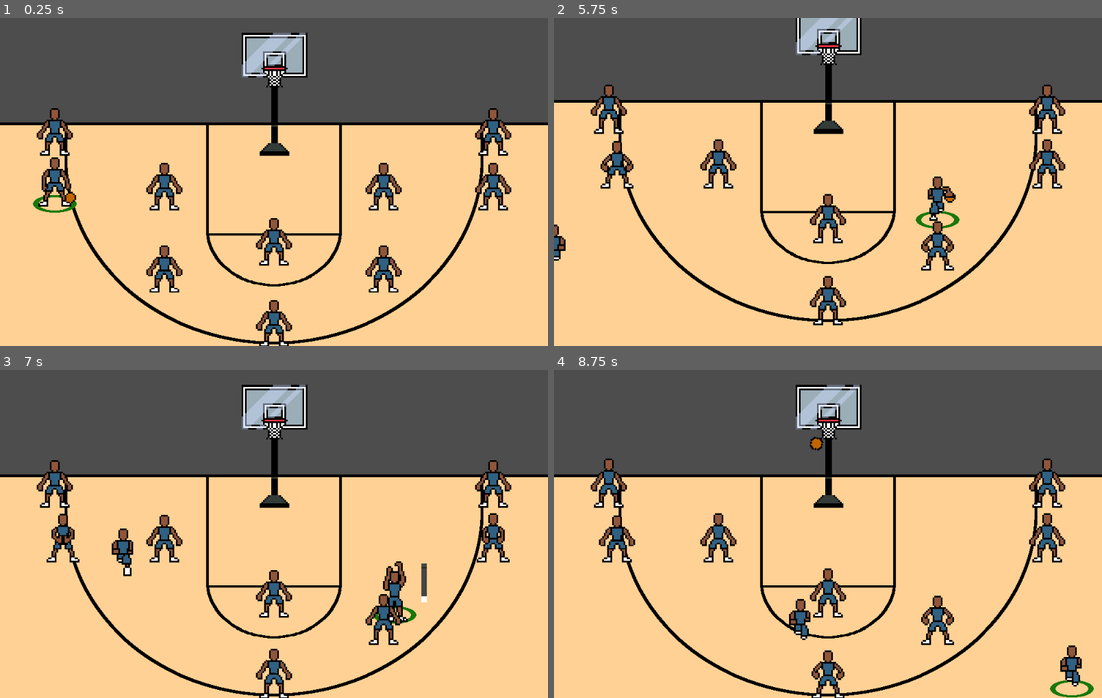
Above: before the commit, frames 1-4 (two rows, left to right).
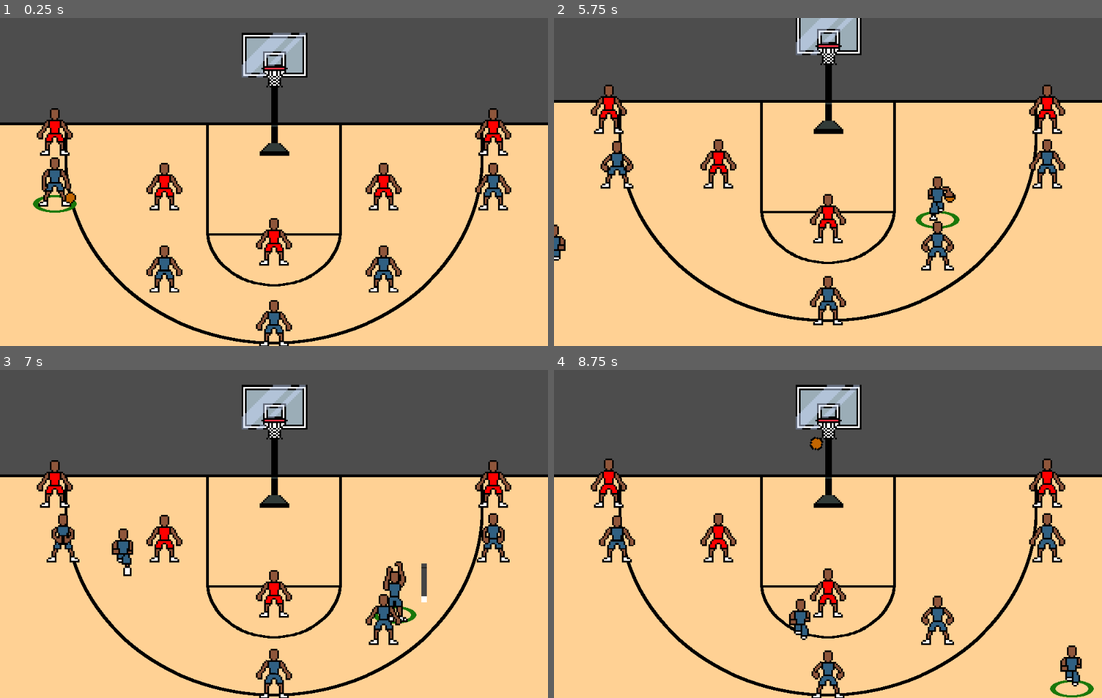
Above: after the commit, the same moments.

Repository: david8zhang/baller-quest-godot
Game: Godot game, scene res://scenes/Main.tscn
Two runs of this game, one before a commit and one after it. Both use one fixed random seed, a clock stepped at 60 frames per second and the inputs below.
Inputs:
- Up to frame 1 (0.25 s): no input
- Up to frame 2 (5.75 s): hold Right (move_right) 0.53-1.28 s; tap Space (pass) every 1.5 s from 0.6 to 5.1 s; hold Down (move_down) 1.28-2.03 s; tap F (shoot_ball) at 1.35, 2.85, 4.35 s; hold Right (move_right) 2.03-2.78 s; hold Up (move_up) 2.78-3.53 s; hold Left (move_left) 3.53-5.03 s; hold Down (move_down) from 5.03 s (still down)
- Up to frame 3 (7 s): release Down (move_down) at 5.78 s; hold Right (move_right) 5.78-6.53 s; tap F (shoot_ball) at 5.85 s; hold Up (move_up) from 6.53 s (still down); tap Space (pass) at 6.6 s
- Up to frame 4 (8.75 s): release Up (move_up) at 7.28 s; hold Right (move_right) 7.28-8.03 s; tap F (shoot_ball) at 7.35 s; hold Down (move_down) from 8.03 s (still down); tap Space (pass) at 8.1 s

The runs differ from the first frame. In frame 1, 0.5% of the frame differs, in the area x 8-92%, y 31-72%; in frame 2, 0.4%; in frame 3, 0.4%; in frame 4, 0.5%.

Commit message:
added animations for cpu

Diff:
--- a/prefab/Player.tscn
+++ b/prefab/Player.tscn
@@ -1,14 +1,18 @@
-[gd_scene load_steps=116 format=3 uid="uid://din6tp3j6rrfm"]
+[gd_scene load_steps=136 format=3 uid="uid://din6tp3j6rrfm"]
 
 [ext_resource type="Script" path="res://scripts/Player.gd" id="1_qur1a"]
 [ext_resource type="PackedScene" uid="uid://dkmpdmo4w8tpt" path="res://prefab/Ball.tscn" id="2_pi8my"]
 [ext_resource type="PackedScene" uid="uid://n7coqxnadm1g" path="res://prefab/ShotMeter.tscn" id="3_enltj"]
 [ext_resource type="Texture2D" uid="uid://bc1nvo2dt4ao6" path="res://sprites/placeholder/highlight.png" id="4_4ftjt"]
 [ext_resource type="Texture2D" uid="uid://blur1jilhi01a" path="res://sprites/player/dribble-front.png" id="5_8t08x"]
+[ext_resource type="Texture2D" uid="uid://c2icti5d6hb7e" path="res://sprites/cpu/cpu-onball-defend-front.png" id="5_83tun"]
 [ext_resource type="Texture2D" uid="uid://c7m7g7unlvgqh" path="res://sprites/player/dribble-side.png" id="5_eq5ny"]
 [ext_resource type="Texture2D" uid="uid://c73a6xerfhjfq" path="res://sprites/player/player-sheet.png" id="5_htj7d"]
+[ext_resource type="Texture2D" uid="uid://dcgkqal7oomca" path="res://sprites/cpu/cpu-idle-front.png" id="5_nmyfu"]
 [ext_resource type="Script" path="res://scripts/fsm/IdleState.gd" id="6_1wvpm"]
 [ext_resource type="Script" path="res://scripts/fsm/StateMachine.gd" id="6_32c0f"]
+[ext_resource type="Texture2D" uid="uid://s80ud4sgq23r" path="res://sprites/cpu/cpu-onball-defend-side.png" id="6_a52c3"]
+[ext_resource type="Texture2D" uid="uid://ebyvv3xtdrb" path="res://sprites/cpu/cpu-idle-side.png" id="6_ebpql"]
 [ext_resource type="Script" path="res://scripts/fsm/ShootState.gd" id="6_gja4w"]
 [ext_resource type="Texture2D" uid="uid://dynyqqprgrap8" path="res://sprites/player/dribble-idle.png" id="6_h8g1n"]
 [ext_resource type="Script" path="res://scripts/fsm/MoveState.gd" id="6_rdlcp"]
@@ -31,6 +35,70 @@
 radius = 14.0
 height = 36.0
 
+[sub_resource type="AtlasTexture" id="AtlasTexture_3p23s"]
+atlas = ExtResource("5_nmyfu")
+region = Rect2(0, 0, 32, 45)
+
+[sub_resource type="AtlasTexture" id="AtlasTexture_tq1gx"]
+atlas = ExtResource("5_nmyfu")
+region = Rect2(32, 0, 32, 45)
+
+[sub_resource type="AtlasTexture" id="AtlasTexture_7lpes"]
+atlas = ExtResource("5_nmyfu")
+region = Rect2(0, 45, 32, 45)
+
+[sub_resource type="AtlasTexture" id="AtlasTexture_8i2dv"]
+atlas = ExtResource("5_nmyfu")
+region = Rect2(32, 45, 32, 45)
+
+[sub_resource type="AtlasTexture" id="AtlasTexture_2ovd5"]
+atlas = ExtResource("6_ebpql")
+region = Rect2(0, 0, 32, 45)
+
+[sub_resource type="AtlasTexture" id="AtlasTexture_fvv51"]
+atlas = ExtResource("6_ebpql")
+region = Rect2(32, 0, 32, 45)
+
+[sub_resource type="AtlasTexture" id="AtlasTexture_8yjhb"]
+atlas = ExtResource("6_ebpql")
+region = Rect2(0, 45, 32, 45)
+
+[sub_resource type="AtlasTexture" id="AtlasTexture_ifjur"]
+atlas = ExtResource("6_ebpql")
+region = Rect2(32, 45, 32, 45)
+
+[sub_resource type="AtlasTexture" id="AtlasTexture_ivn0x"]
+atlas = ExtResource("5_83tun")
+region = Rect2(0, 0, 32, 45)
+
+[sub_resource type="AtlasTexture" id="AtlasTexture_454o0"]
+atlas = ExtResource("5_83tun")
+region = Rect2(32, 0, 32, 45)
+
+[sub_resource type="AtlasTexture" id="AtlasTexture_qw8mu"]
+atlas = ExtResource("5_83tun")
+region = Rect2(0, 45, 32, 45)
+
+[sub_resource type="AtlasTexture" id="AtlasTexture_fa4bi"]
+atlas = ExtResource("5_83tun")
+region = Rect2(32, 45, 32, 45)
+
+[sub_resource type="AtlasTexture" id="AtlasTexture_4j6l5"]
+atlas = ExtResource("6_a52c3")
+region = Rect2(0, 0, 32, 45)
+
+[sub_resource type="AtlasTexture" id="AtlasTexture_ujryb"]
+atlas = ExtResource("6_a52c3")
+region = Rect2(32, 0, 32, 45)
+
+[sub_resource type="AtlasTexture" id="AtlasTexture_8ae7v"]
+atlas = ExtResource("6_a52c3")
+region = Rect2(0, 45, 32, 45)
+
+[sub_resource type="AtlasTexture" id="AtlasTexture_swwtd"]
+atlas = ExtResource("6_a52c3")
+region = Rect2(32, 45, 32, 45)
+
 [sub_resource type="AtlasTexture" id="AtlasTexture_g28r0"]
 atlas = ExtResource("5_8t08x")
 region = Rect2(0, 0, 32, 40)
@@ -381,6 +449,74 @@
 
 [sub_resource type="SpriteFrames" id="SpriteFrames_x8wx5"]
 animations = [{
+"frames": [{
+"duration": 1.0,
+"texture": SubResource("AtlasTexture_3p23s")
+}, {
+"duration": 1.0,
+"texture": SubResource("AtlasTexture_tq1gx")
+}, {
+"duration": 1.0,
+"texture": SubResource("AtlasTexture_7lpes")
+}, {
+"duration": 1.0,
+"texture": SubResource("AtlasTexture_8i2dv")
+}],
+"loop": true,
+"name": &"cpu-idle-front",
+"speed": 10.0
+}, {
+"frames": [{
+"duration": 1.0,
+"texture": SubResource("AtlasTexture_2ovd5")
+}, {
+"duration": 1.0,
+"texture": SubResource("AtlasTexture_fvv51")
+}, {
+"duration": 1.0,
+"texture": SubResource("AtlasTexture_8yjhb")
+}, {
+"duration": 1.0,
+"texture": SubResource("AtlasTexture_ifjur")
+}],
+"loop": true,
+"name": &"cpu-idle-side",
+"speed": 10.0
+}, {
+"frames": [{
+"duration": 1.0,
+"texture": SubResource("AtlasTexture_ivn0x")
+}, {
+"duration": 1.0,
+"texture": SubResource("AtlasTexture_454o0")
+}, {
+"duration": 1.0,
+"texture": SubResource("AtlasTexture_qw8mu")
+}, {
+"duration": 1.0,
+"texture": SubResource("AtlasTexture_fa4bi")
+}],
+"loop": true,
+"name": &"cpu-onball-defend-front",
+"speed": 10.0
+}, {
+"frames": [{
+"duration": 1.0,
+"texture": SubResource("AtlasTexture_4j6l5")
+}, {
+"duration": 1.0,
+"texture": SubResource("AtlasTexture_ujryb")
+}, {
+"duration": 1.0,
+"texture": SubResource("AtlasTexture_8ae7v")
+}, {
+"duration": 1.0,
+"texture": SubResource("AtlasTexture_swwtd")
+}],
+"loop": true,
+"name": &"cpu-onball-defend-side",
+"speed": 10.0
+}, {
 "frames": [{
 "duration": 1.0,
 "texture": SubResource("AtlasTexture_g28r0")
@@ -773,7 +909,7 @@
 [node name="AnimatedSprite2D" type="AnimatedSprite2D" parent="."]
 y_sort_enabled = true
 sprite_frames = SubResource("SpriteFrames_x8wx5")
-animation = &"onball-defend-front"
+animation = &"cpu-idle-side"
 offset = Vector2(2.08165e-12, 2.08165e-12)
 
 [node name="StateMachine" type="Node2D" parent="."]
--- a/scripts/CPUManager.gd
+++ b/scripts/CPUManager.gd
@@ -11,4 +11,4 @@
 
 # Called when the node enters the scene tree for the first time.
 func _ready():
-	init_players(CPU_POSITIONS, "CPU")
+	init_players(CPU_POSITIONS, Game.SIDE.CPU, "CPU")
--- a/scripts/Game.gd
+++ b/scripts/Game.gd
@@ -1,7 +1,7 @@
 class_name Game
 extends Node2D
 
-enum Side { PLAYER, CPU }
+enum SIDE { PLAYER, CPU }
 
 @onready var court = $Court
 @onready var hoop_1 = $Hoop1 as Hoop
@@ -11,7 +11,7 @@
 @onready var player_manager = $PlayerManager as PlayerManager
 @onready var cpu_manager = $CPUManager as CPUManager
 
-var possession_side = Side.PLAYER
+var possession_side = SIDE.PLAYER
 
 func _ready():
 	camera.limit_left = -500
--- a/scripts/Manager.gd
+++ b/scripts/Manager.gd
@@ -8,10 +8,11 @@
 func setup_defense():
 	pass
 
-func init_players(positions, name_prefix="Player"):
+func init_players(positions, side: Game.SIDE, name_prefix="Player"):
 	var i = 0
 	for pos in positions:
 		var new_player = player_scene.instantiate()
+		new_player.side = side
 		new_player.position = pos
 		players.append(new_player)
 		add_child(new_player)
--- a/scripts/Player.gd
+++ b/scripts/Player.gd
@@ -6,6 +6,7 @@
 var pass_target: Player
 var has_ball: bool = false
 var player_name: String = ""
+var side
 
 @onready var player_manager: PlayerManager = get_node("/root/Main/PlayerManager")
 @onready var hoop: Hoop = get_node("/root/Main/Hoop1") as Hoop
--- a/scripts/PlayerManager.gd
+++ b/scripts/PlayerManager.gd
@@ -17,7 +17,7 @@
 # Called when the node enters the scene tree for the first time.
 func _ready():
 	camera = get_node("../Camera2D") as Camera2D
-	init_players(PLAYER_POSITIONS)
+	init_players(PLAYER_POSITIONS, Game.SIDE.PLAYER)
 	selected_player = players[0]
 	selected_player.select()
 	selected_player.has_ball = true
--- a/scripts/fsm/DefendState.gd
+++ b/scripts/fsm/DefendState.gd
@@ -2,4 +2,8 @@
 extends State
 
 func enter(msg:={}):
-	anim_sprite.play("onball-defend-front")
+	var anim_name = "onball-defend-front"
+	var player = entity as Player
+	if player.side == Game.SIDE.CPU:
+		anim_name = "cpu-" + anim_name
+	anim_sprite.play(anim_name)
--- a/scripts/fsm/IdleState.gd
+++ b/scripts/fsm/IdleState.gd
@@ -26,4 +26,6 @@
 			anim_name = "idle-side"
 		else:
 			anim_name = "dribble-idle" if player.has_ball else "idle-front"
+	if player.side == Game.SIDE.CPU:
+		anim_name = "cpu-" + anim_name
 	anim_sprite.play(anim_name)
Binary file added: sprites/cpu/cpu-idle-front.png
Not shown, added: sprites/cpu/cpu-idle-front.png.import
Binary file added: sprites/cpu/cpu-idle-side.png
Not shown, added: sprites/cpu/cpu-idle-side.png.import
Binary file added: sprites/cpu/cpu-onball-defend-front.png
Not shown, added: sprites/cpu/cpu-onball-defend-front.png.import
Binary file added: sprites/cpu/cpu-onball-defend-side.png
Not shown, added: sprites/cpu/cpu-onball-defend-side.png.import
